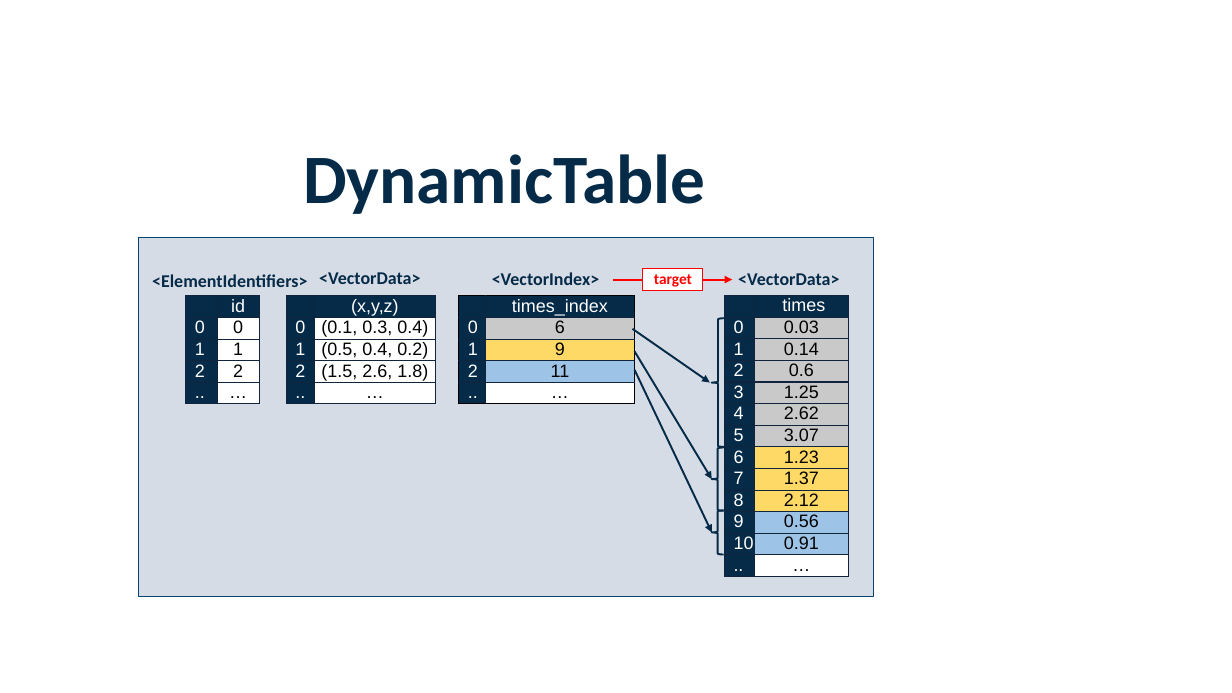
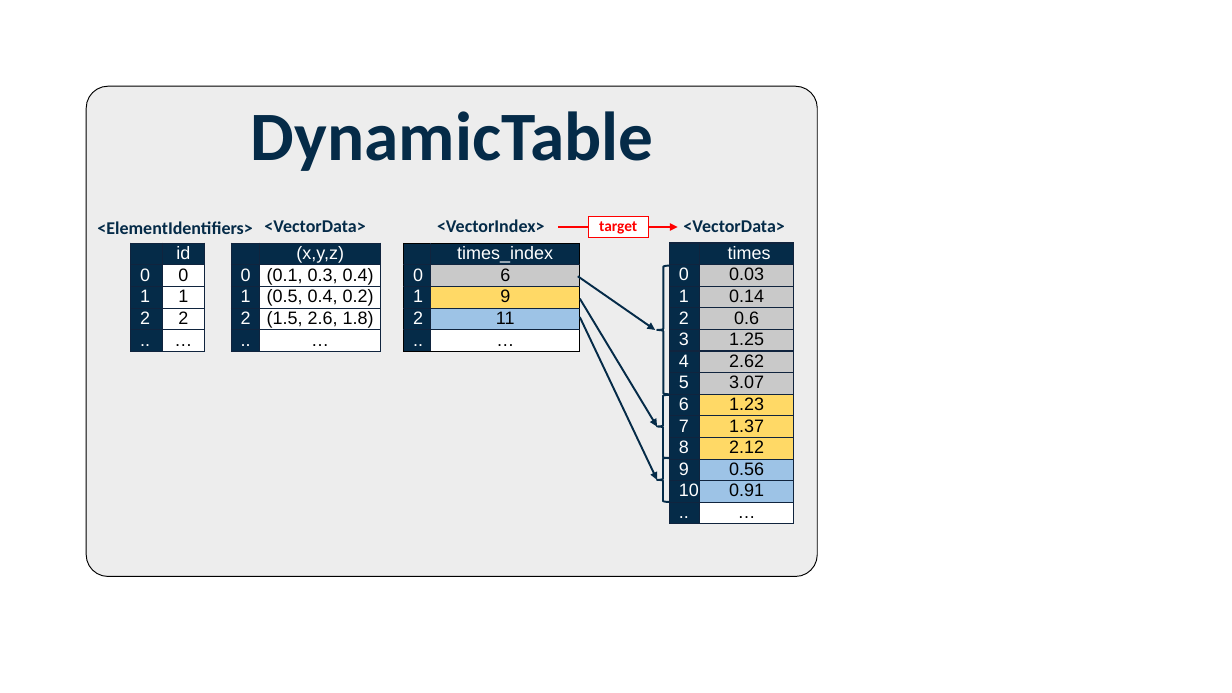
Before and after one commit to hdmf-dev/hdmf, a slide deck: slide 2 of docs/source/figures/gallery_thumbnails.pptx. Drawn at 1232x693 pixels with LibreOffice and Linux fonts; fonts in the diff are those of the drawing. Boxes give left, top, right and bottom in pixels: in the first picture for what was removed or moved away, otherwise in the second. Text is boxed around its words. In the diff, an @@ line names an element or a change of style, - is before the commit and + after.

```diff
--- a/docs/source/figures/gallery_thumbnails.pptx
+++ b/docs/source/figures/gallery_thumbnails.pptx
@@ text "DynamicTable": place and size @@
-text "DynamicTable" at (303, 154, 705, 214)
+text "DynamicTable" at (251, 111, 653, 171)
@@ rounded rectangle added at (86, 86, 817, 577), fill #EDEDED, outline #000000 0.75 pt @@
@@ rectangle removed at (139, 238, 873, 596) @@
@@ 4 tables, 3 arrows, 2 left braces, 1 rectangle: place and size @@
-4 tables, 3 arrows, 2 left braces, 1 rectangle at (186, 269, 848, 576)
+4 tables, 3 arrows, 2 left braces, 1 rectangle at (131, 216, 794, 523)
@@ 4 texts, 1 arrow, 1 left brace: place and size @@
-4 texts, 1 arrow, 1 left brace at (152, 272, 839, 510)
+4 texts, 1 arrow, 1 left brace at (97, 219, 784, 457)
```
Also in this commit, not shown: 2 other slides changed, 1 slide added, 1 slide removed, 4 other files.
